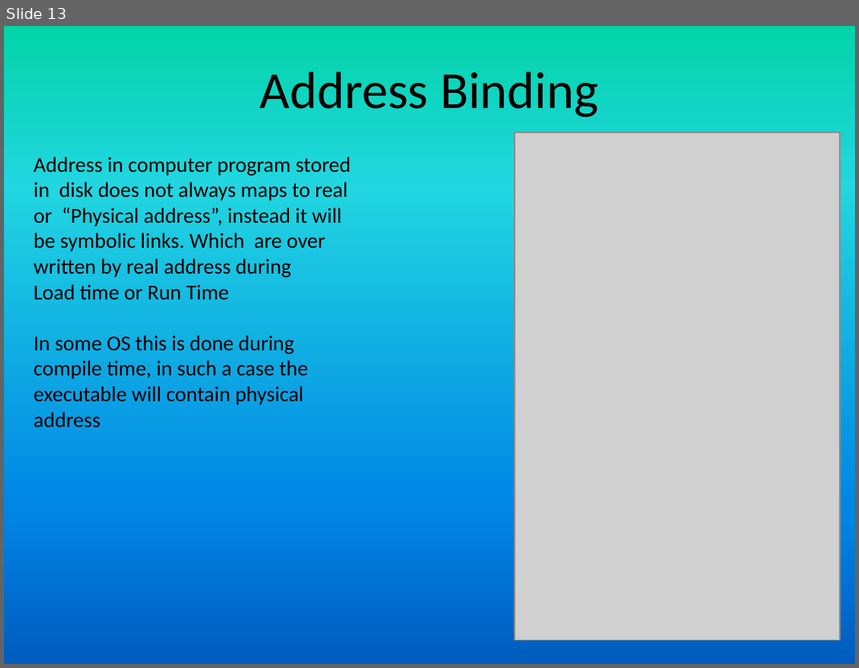
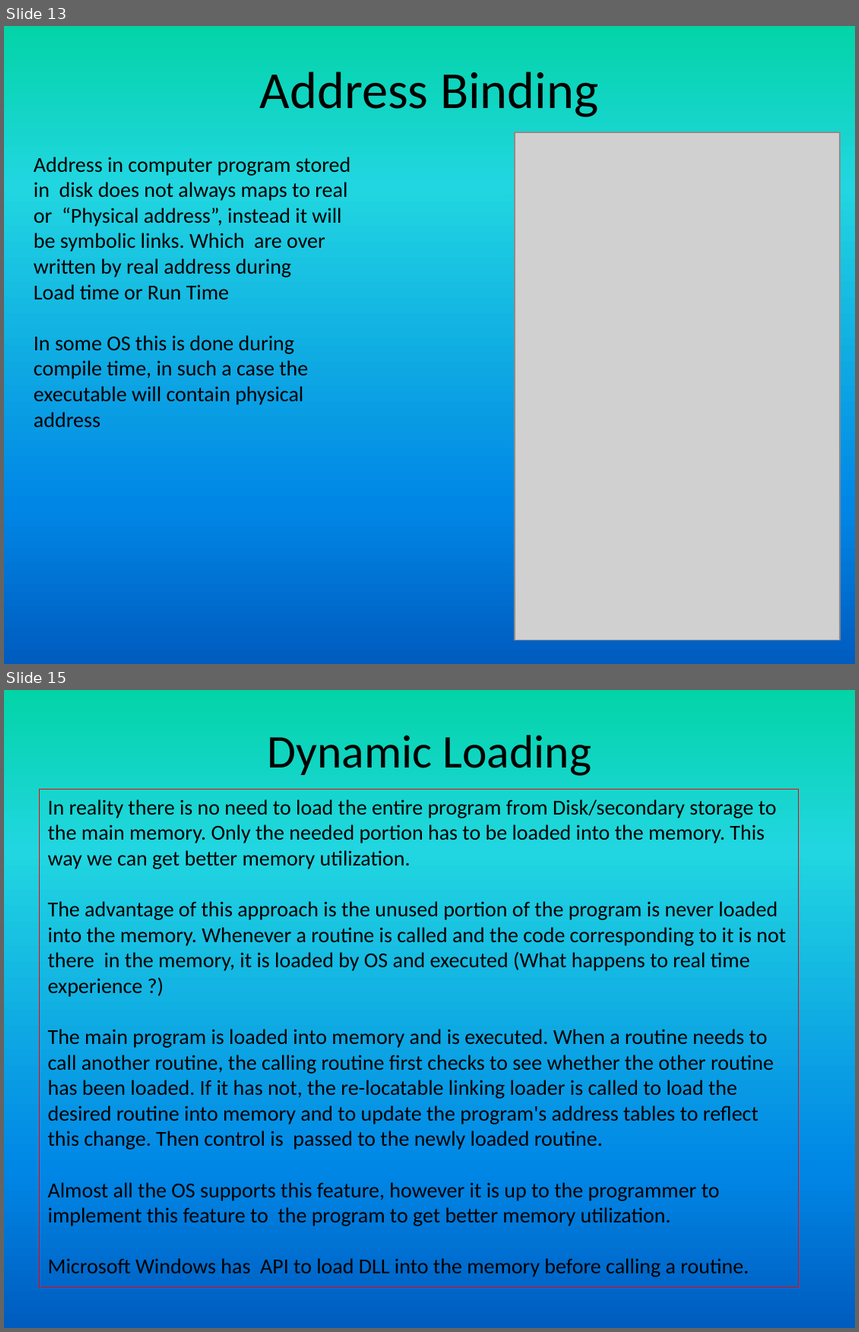
Before and after one commit to girishsukukumar/RTOS, a slide deck: RTOS-15-Memory_management.pptx. Shown one above the other, each under a label of ours: slide 13 before the commit, slides 13 and 15 after it; the slides between them are not shown. The pictures are 859x668 and 859x1332 pixels, drawn with LibreOffice and Linux fonts; fonts in the diff are those of the drawing; grey boxes stand for pictures. Boxes give left, top, right and bottom in pixels: in the first picture for what was removed or moved away, otherwise in the second. Text is boxed around its words. In the diff, an @@ line names an element or a change of style, - is before the commit and + after.

```diff
--- a/RTOS-15-Memory_management.pptx
+++ b/RTOS-15-Memory_management.pptx
@@ slide 15 added at bbox=[4, 690, 855, 1328], background gradient #03D4A8 to #21D6E0 to #0087E6 to #005CBF @@
@@ title added at bbox=[268, 735, 591, 776], 39.6 pt, text #000000 @@
+Dynamic Loading
@@ rectangle added at bbox=[40, 790, 799, 1288], outline #FF0000 0.75 pt, 18 pt, text #000000 @@
+In reality there is no need to load the entire program from Disk/secondary storage to the main memory. Only the needed portion has to be loaded into the memory. This way we can get better memory utilization.
+The advantage of this approach is the unused portion of the program is never loaded into the memory. Whenever a routine is called and the code corresponding to it is not there in the memory, it is loaded by OS and executed (What happens to real time experience ?)
+The main program is loaded into memory and is executed. When a routine needs to call another routine, the calling routine first checks to see whether the other routine has been loaded. If it has not, the re-locatable linking loader is called to load the desired routine into memory and to update the program's address tables to reflect this change. Then control is passed to the newly loaded routine.
+Almost all the OS supports this feature, however it is up to the programmer to implement this feature to the program to get better memory utilization.
+Microsoft Windows has API to load DLL into the memory before calling a routine.
```
Also in this commit, not shown: 4 slides changed, 10 other slides added, 1 other file.
